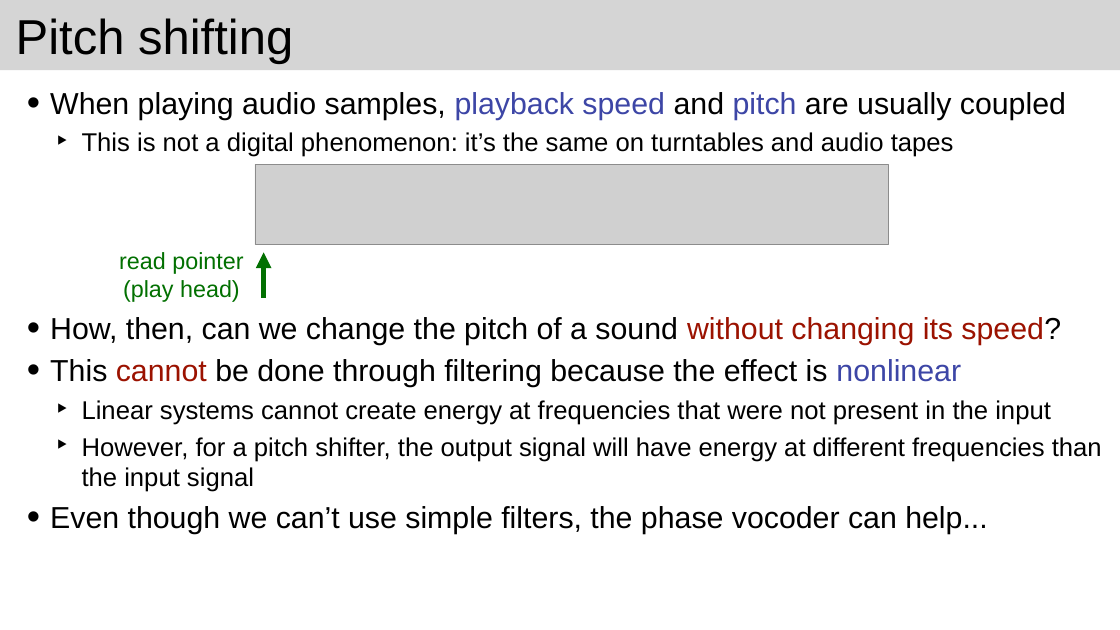
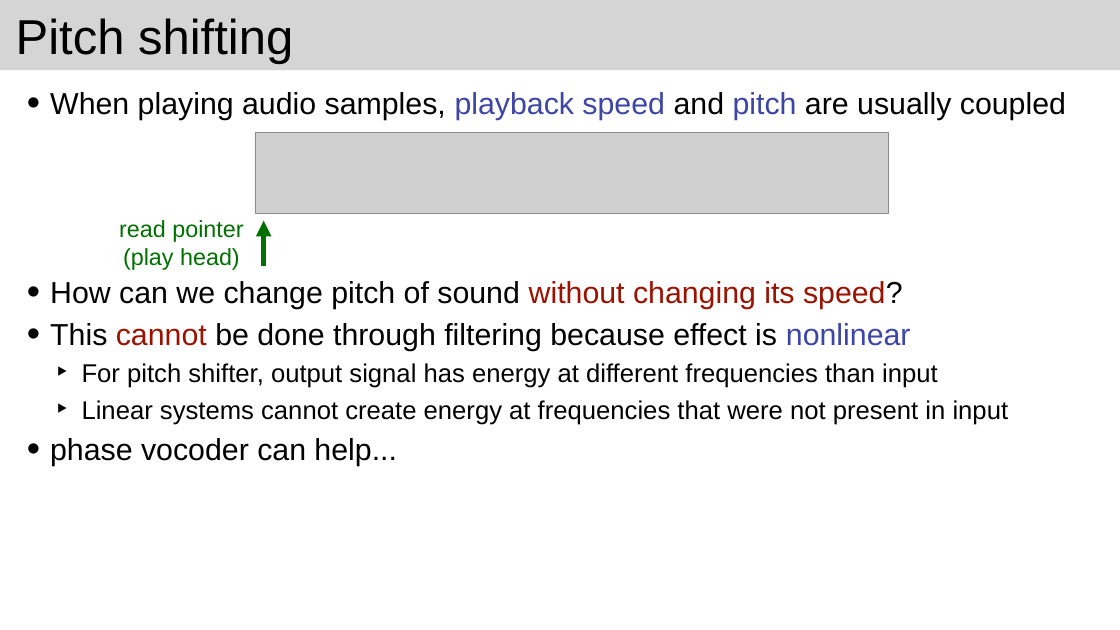
Before and after one commit to joshreiss/Audio-programming-with-VST-and-JUCE, a slide deck: slide 10 of 10 Phase vocoder/Phase vocoder 3.pptx. Drawn at 1120x630 pixels with LibreOffice and Linux fonts; fonts in the diff are those of the drawing; grey boxes stand for pictures. Boxes give left, top, right and bottom in pixels: in the first picture for what was removed or moved away, otherwise in the second. Text is boxed around its words. In the diff, an @@ line names an element or a change of style, - is before the commit and + after.

```diff
--- a/10 Phase vocoder/Phase vocoder 3.pptx
+++ b/10 Phase vocoder/Phase vocoder 3.pptx
@@ 1 picture, 1 text, 1 arrow: place and size @@
-1 picture, 1 text, 1 arrow at <box>119,164,888,302</box>
+1 picture, 1 text, 1 arrow at <box>119,132,888,270</box>
@@ text at <box>50,281,1009,466</box>: text changed @@
-  ‣ This is not a digital phenomenon: it’s the same on turntables and audio tapes
-• How, then, can we change the pitch of a sound without changing its speed?
-• This cannot be done through filtering because the effect is nonlinear
-  ‣ Linear systems cannot create energy at frequencies that were not present in the input
-  ‣ However, for a pitch shifter, the output signal will have energy at different frequencies than the input signal
-• Even though we can’t use simple filters, the phase vocoder can help...
+• How can we change pitch of sound without changing its speed?
+• This cannot be done through filtering because effect is nonlinear
+  ‣ For pitch shifter, output signal has energy at different frequencies than input
+  ‣ Linear systems cannot create energy at frequencies that were not present in input
+• phase vocoder can help...
```
Also in this commit, not shown: 15 other slides changed, 1 slide added, 1 slide removed, 47 other files.
